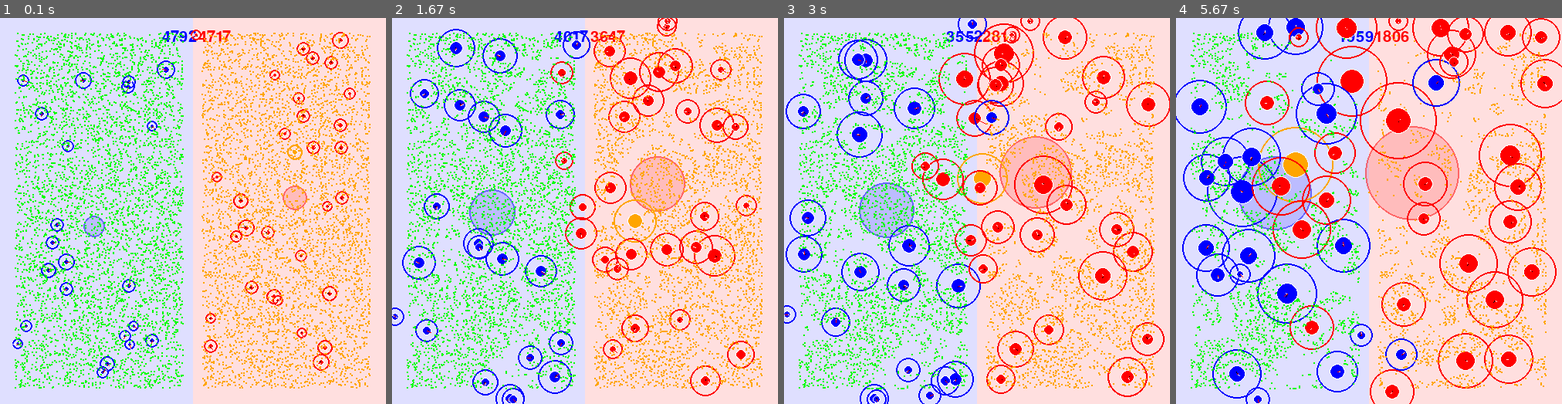
Above: before the commit, frames 1-4 (left to right).
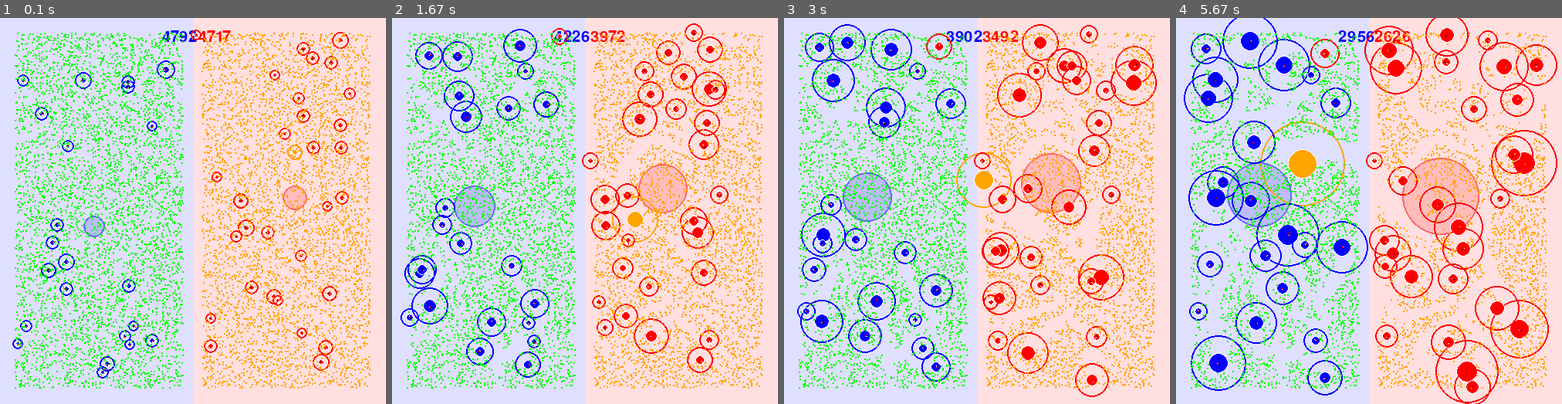
Above: after the commit, the same moments.

Repository: TOEGENT/pygame_project
Game: pygame game, started from main.py
The game is run twice, just before and just after one commit, with the same random seed, the same clock (stepped at 60 frames per second) and the same inputs.
Inputs (mouse positions are in pixels of both pictures, inside the frame that each line leads up to):
- Up to frame 1 (0.1 s): no input
- Up to frame 2 (1.67 s): move the mouse to (569, 226) at 0.37 s; move the mouse to (623, 295) at 0.87 s; move the mouse to (727, 346) at 1.37 s
- Up to frame 3 (3 s): move the mouse to (884, 133) at 1.87 s; move the mouse to (965, 145) at 2.43 s; move the mouse to (915, 83) at 2.93 s
- Up to frame 4 (5.67 s): move the mouse to (1222, 126) at 3.43 s; move the mouse to (1249, 160) at 3.93 s; move the mouse to (1453, 114) at 4.6 s; move the mouse to (1257, 187) at 5.1 s; move the mouse to (1473, 253) at 5.6 s

The runs differ from the first frame. In frame 1, 0.2% of the frame differs, in the area x 3-91%, y 4-92%; in frame 2, 14%; in frame 3, 21%; in frame 4, 31%, in the area x 0-100%, y 0-100%.

Commit message:
добавил веса для интентов

Diff:
--- a/config.py
+++ b/config.py
@@ -14,9 +14,27 @@
 START_MASS = 5000
 TEAM_BLUE=0
 TEAM_RED=1
+
+CONTROL_MODE_PLAYER = "player"
+CONTROL_MODE_AI_VS_AI = "ai_vs_ai"
+CONTROL_MODE = CONTROL_MODE_AI_VS_AI
+PLAYER_TEAM = TEAM_BLUE
 BALL_VIEW_FACTOR=3
 IMPORTANCE_KOEF = 0
-WANDER_FACTOR= 2
+WANDER_FACTOR= 1.1
 FOOD_DISTANCE_FACTOR=0.04
 
+INTENT_MERGE_EPSILON = 0.5
+INTENT_MERGE_CLAMP = 3.0
+
+INTENT_MIN_BASELINE = 0.5
+INTENT_DEAD_ZONE = 0.05
+INTENT_TOP_BALLS = 3
+INTENT_WEIGHT_FOOD = 0.5
+INTENT_WEIGHT_BALLS = 2.0
+INTENT_WEIGHT_WALL = 0.7
+INTENT_WEIGHT_WANDER = 0.2
+INTENT_WEIGHT_COMMAND = 1.0
+INTENT_LOOK_AHEAD = 50
+
 CELL_SIZE = 6
